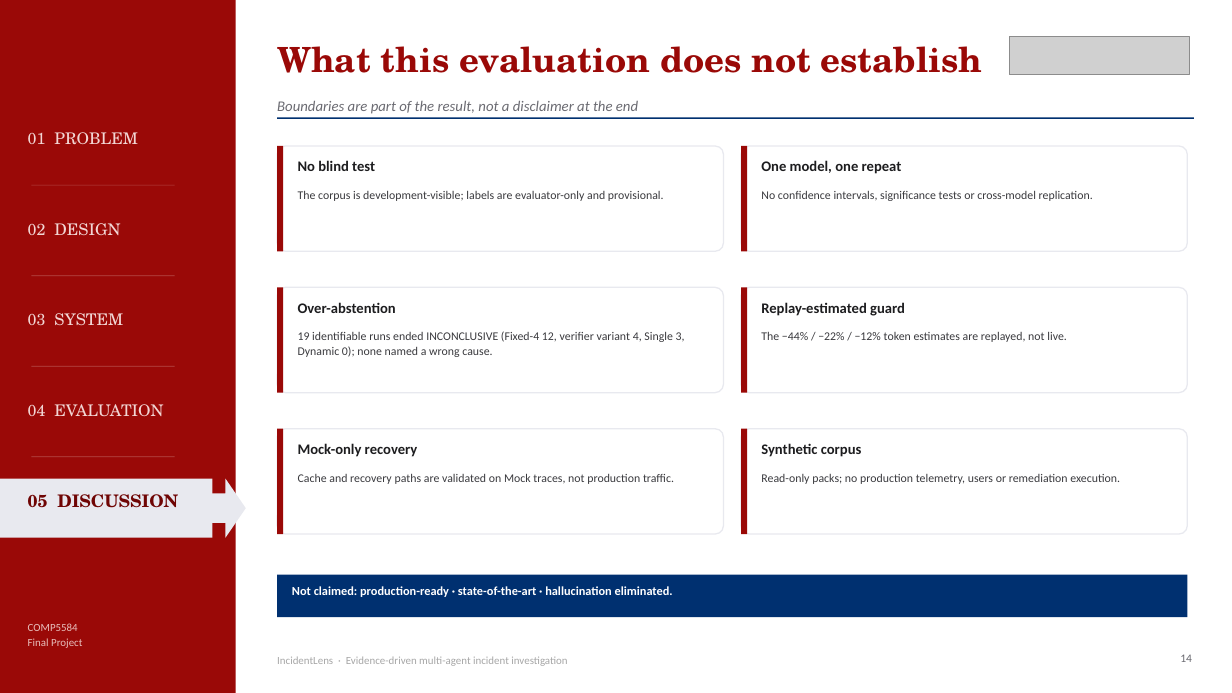
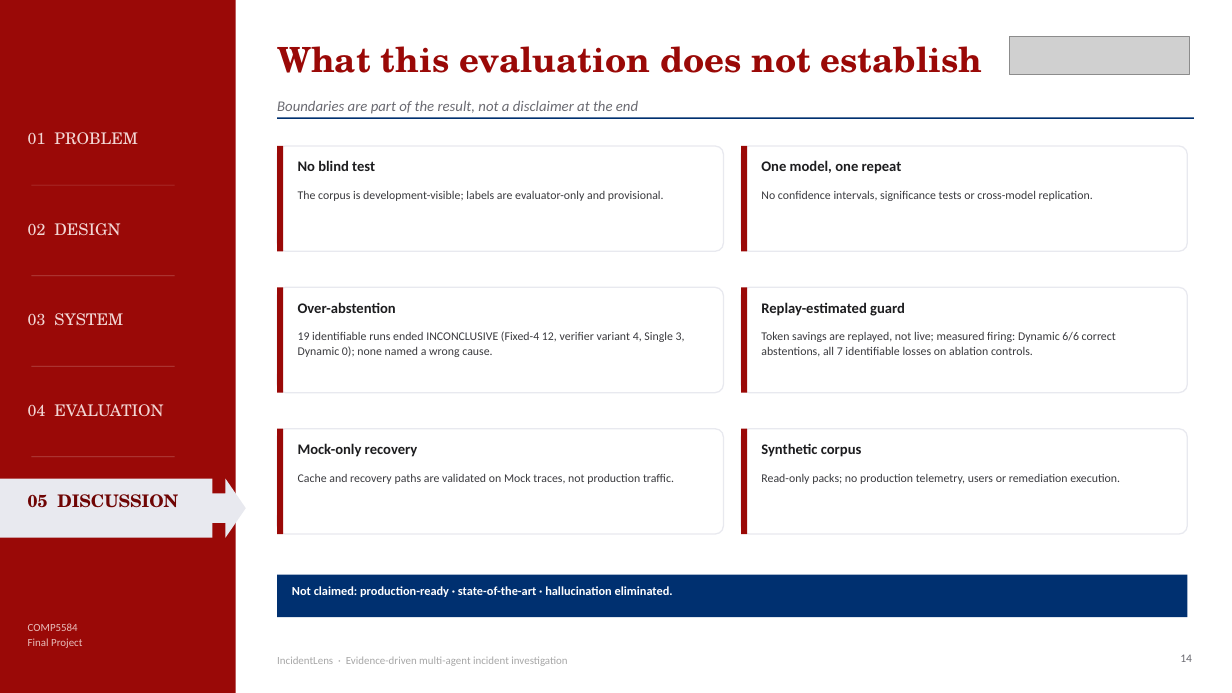
Before and after one commit to celvelzel/IncidentLens, a slide deck: slide 14 of presentation/IncidentLens_Deck.pptx. Drawn at 1232x693 pixels with LibreOffice and Linux fonts; fonts in the diff are those of the drawing; grey boxes stand for pictures. Boxes give left, top, right and bottom in pixels: in the first picture for what was removed or moved away, otherwise in the second. Text is boxed around its words. In the diff, an @@ line names an element or a change of style, - is before the commit and + after.

```diff
--- a/presentation/IncidentLens_Deck.pptx
+++ b/presentation/IncidentLens_Deck.pptx
@@ text at [761, 331, 1116, 357]: text changed @@
-The −44% / −22% / −12% token estimates are replayed, not live.
+Token savings are replayed, not live; measured firing: Dynamic 6/6 correct abstentions, all 7 identifiable losses on ablation controls.
```
Also in this commit, not shown: 1 other slide changed, 3 other files.
